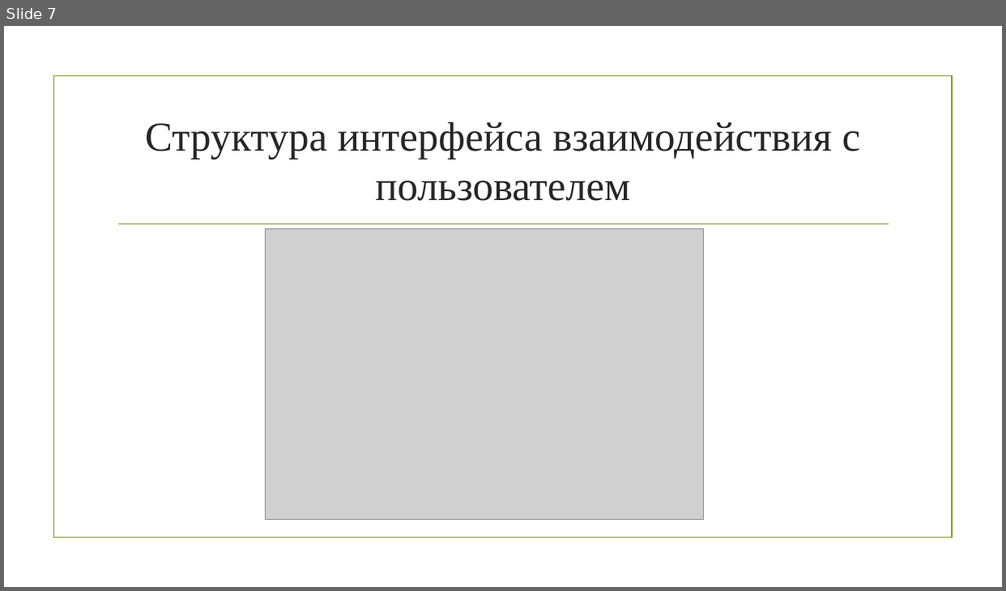
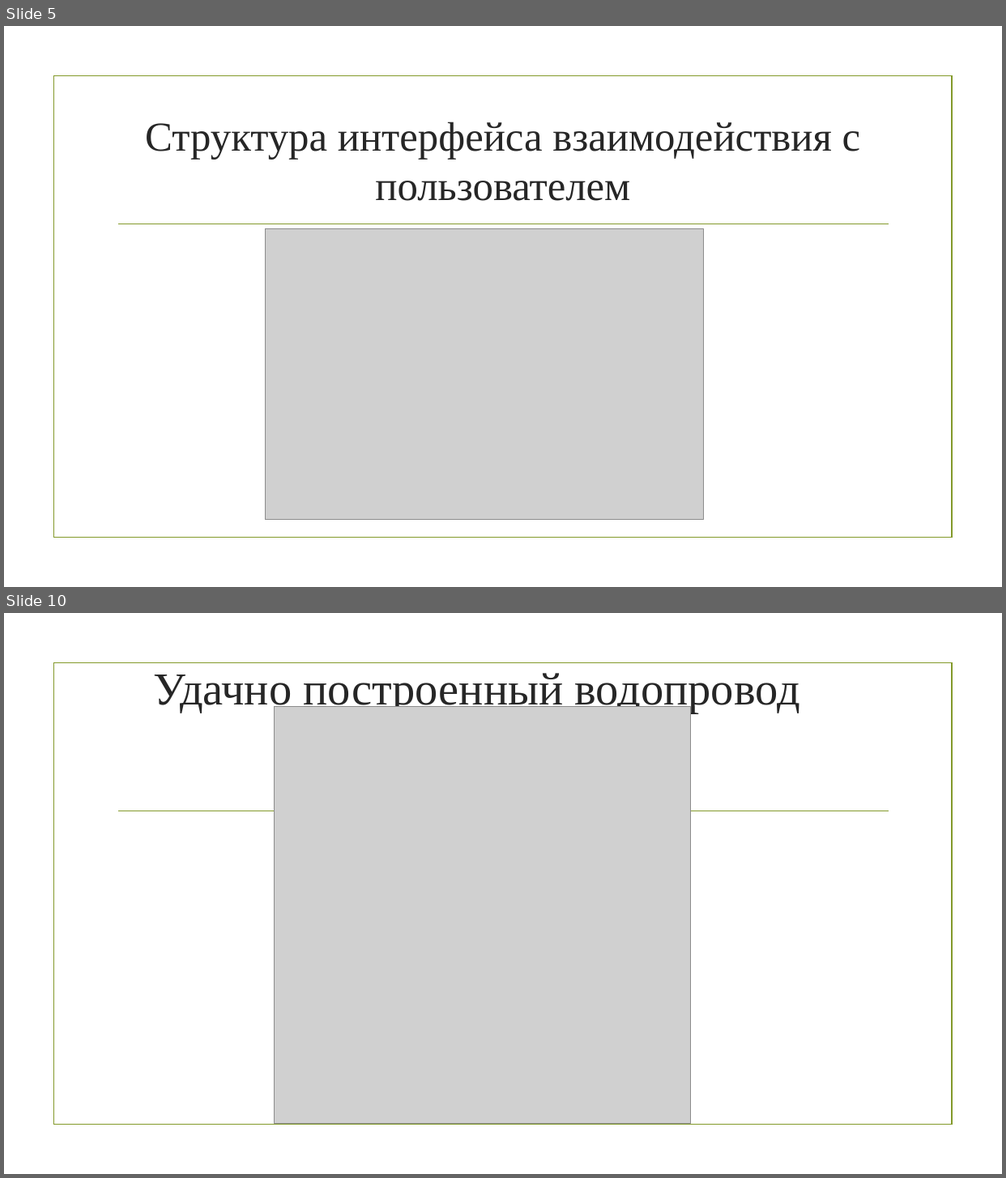
Before and after one commit to gitGUAP/Sem5, a slide deck: OOP/pres.pptx. Shown one above the other, each under a label of ours: slide 7 before the commit, slides 5 and 10 after it; the slides between them are not shown. The pictures are 1006x591 and 1006x1178 pixels, drawn with LibreOffice and Linux fonts; fonts in the diff are those of the drawing; grey boxes stand for pictures; background and template pictures are left out. Boxes give left, top, right and bottom in pixels: in the first picture for what was removed or moved away, otherwise in the second. Text is boxed around its words. In the diff, an @@ line names an element or a change of style, - is before the commit and + after.

```diff
--- a/OOP/pres.pptx
+++ b/OOP/pres.pptx
@@ slide 10 added at <box>4,613,1002,1174</box>, background picture (left out); not listed: 2 template elements that a slide beside it also shows @@
@@ title added at <box>154,673,800,713</box>, 44 pt, text #262626 @@
+Удачно построенный водопровод
@@ picture added at <box>275,707,691,1123</box> @@
@@ what was slide 7 is now slide 5 @@
```
Also in this commit, not shown: 6 slides changed, 2 other slides added, 6 slides removed, 2 other files.
